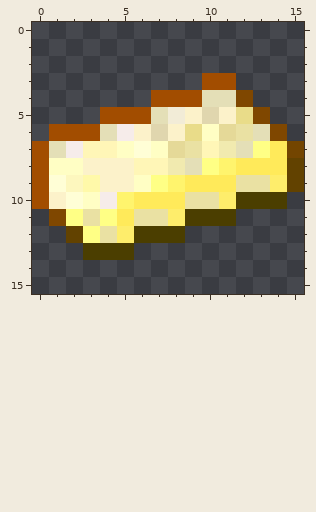
Pixel-art sprite, stored at resources/contenttweaker/textures/items/metals/electrum_ingot.png. The picture above is the old version.
The file is 16x16 pixels. Colours within 5 levels of each other are drawn and written as one.
Once edited:
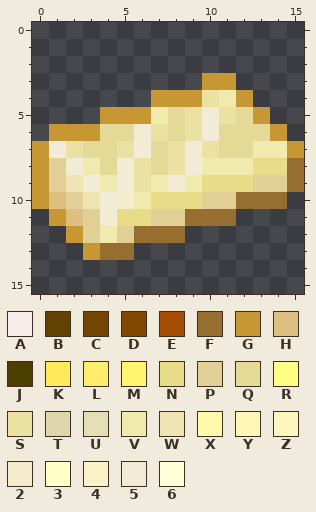
Palette (. is transparent): A #f6ecea  B #624200  C #734500  D #7f4700  E #a24d00  F #956e30  G #c69732  H #ddbf80  J #4b3e00  K #ffea5a  L #feed6b  M #fff46d  N #e9dc89  P #e1cf95  Q #e5d998  R #ffff85  S #eae1a3  T #e0d6ae  U #e4dfb7  V #f1eaaf  W #f0e4b5  X #fff9a9  Y #fff6b7  Z #fdf7be  2 #f4ecca  3 #fffec4  4 #fcf2ca  5 #f2ecd7  6 #fffed6
What changed:
Changed rows in their new state; - is an unchanged pixel.
first column x 0:
 3 ----------GG----
 4 -------GGGSVG---
 5 ----GGGVQS5SQG--
 6 -GGGQQ5SQS5-QQG-
 7 G5SQQS5QS5SQQVVG
 8 GP5VQ5SQS5VVVNNF
 9 GPW5V5SV5VNNNPPF
10 GHPW52VNNNPPFFF-
11 -GHP5NNPPFFF----
12 --GPVPFFF-------
13 ---GFF----------
Pixel boxes of the changes (left, top, right, bottom) in both pictures:
changed: (32, 73, 304, 260)
